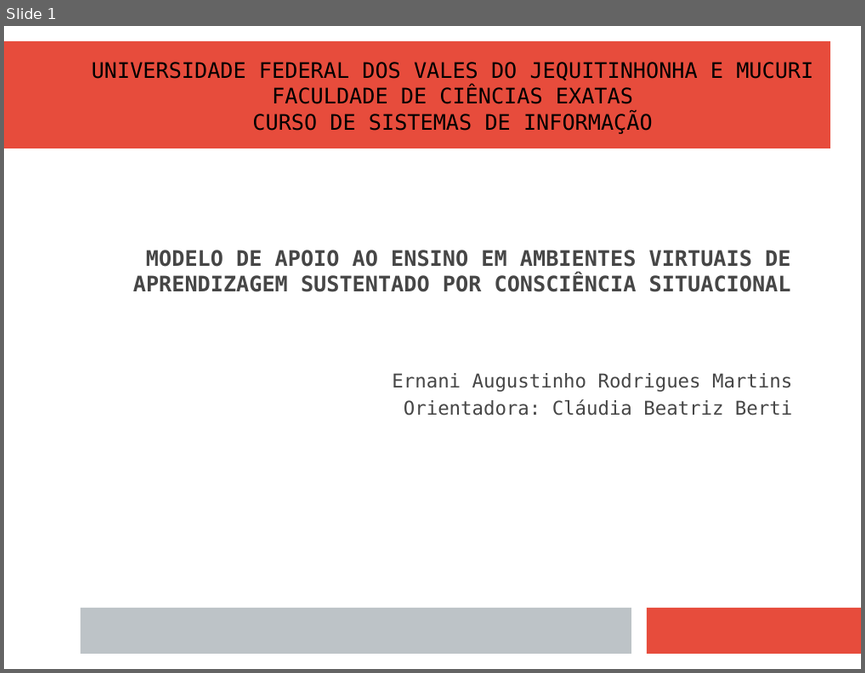
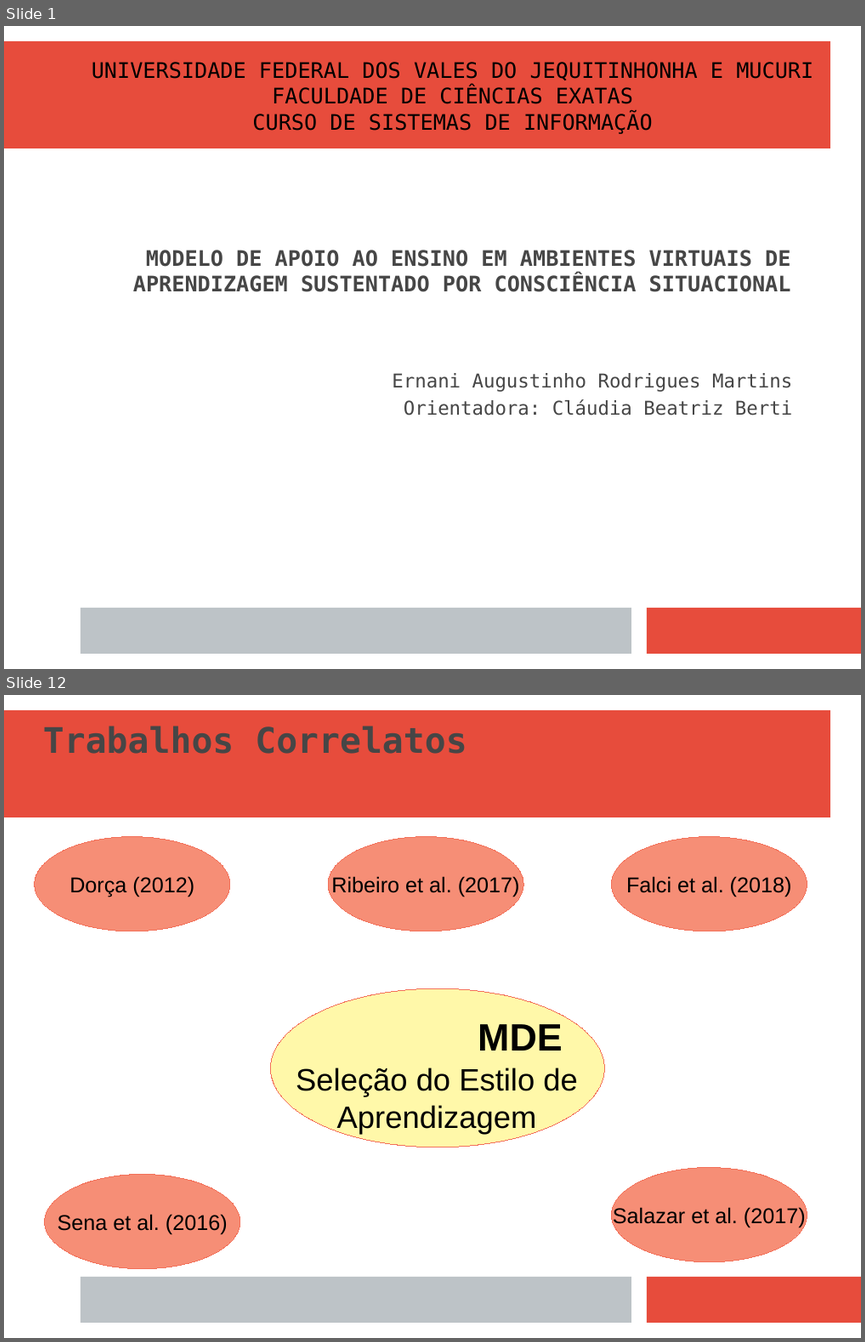
Before and after one commit to naninmartins/TCC-Modelo-de-AVA-com-CS-e-MDE, a slide deck: MODELO DE APOIO AO ENSINO EM AMBIENTES VIRTUAIS - APRESENTAÇÃO (linux).odp. Shown one above the other, each under a label of ours: slide 1 before the commit, slides 1 and 12 after it; the slides between them are not shown. The pictures are 865x673 and 865x1342 pixels, drawn with LibreOffice and Linux fonts; fonts in the diff are those of the drawing. Boxes give left, top, right and bottom in pixels: in the first picture for what was removed or moved away, otherwise in the second. Text is boxed around its words. In the diff, an @@ line names an element or a change of style, - is before the commit and + after.

```diff
--- a/MODELO DE APOIO AO ENSINO EM AMBIENTES VIRTUAIS - APRESENTAÇÃO (linux).odp
+++ b/MODELO DE APOIO AO ENSINO EM AMBIENTES VIRTUAIS - APRESENTAÇÃO (linux).odp
@@ slide 12 added at (x1=4, y1=695, x2=861, y2=1338), background #FFFFFF; not listed: 3 template elements that a slide beside it also shows @@
@@ title added at (x1=43, y1=726, x2=466, y2=754), 29.6 pt, text #464646, bold @@
+Trabalhos Correlatos
@@ ellipse added at (x1=34, y1=836, x2=229, y2=930), fill #F68E76, outline #F3715A 0 pt, 18 pt, text #000000 @@
+Dorça (2012)
@@ ellipse added at (x1=328, y1=836, x2=523, y2=930), fill #F68E76, outline #F3715A 0 pt, 18 pt, text #000000 @@
+Ribeiro et al. (2017)
@@ ellipse added at (x1=612, y1=836, x2=806, y2=930), fill #F68E76, outline #F3715A 0 pt, 18 pt, text #000000 @@
+Falci et al. (2018)
@@ ellipse added at (x1=270, y1=989, x2=605, y2=1147), fill #FFF685 at 70% opacity, outline #F3715A 0 pt @@
@@ text added at (x1=296, y1=1024, x2=577, y2=1134), 26 pt, text #000000 @@
+MDE
+Seleção do Estilo de Aprendizagem
@@ ellipse added at (x1=44, y1=1174, x2=239, y2=1268), fill #F68E76, outline #F3715A 0 pt, 18 pt, text #000000 @@
+Sena et al. (2016)
@@ ellipse added at (x1=612, y1=1167, x2=806, y2=1261), fill #F68E76, outline #F3715A 0 pt, 18 pt, text #000000 @@
+Salazar et al. (2017)
```
Also in this commit, not shown: 20 slides changed, 3 other slides added, 7 other files.
